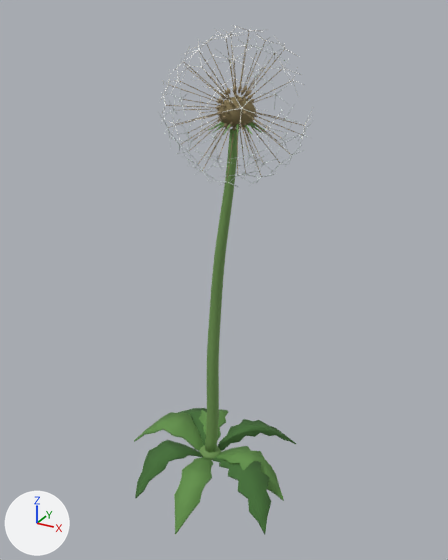
The glTF model assets/models/giant_dandelion/giant_dandelion_lod2.glb: old version first, new version second.
Camera for both pictures: a 50 mm lens placed at (10.7, -18.21, 17.43), pointed at (0.56, 0.23, 8.22). Every picture has the same lights, and +X, +Y and +Z are marked at lower left. The first picture is the older version.

Names of what the first picture shows: 'AttachedSeedsAndPappus_LOD2', 'RosetteLeaves_LOD2', 'Scape_LOD2', 'SeedHeadCore_LOD2'.
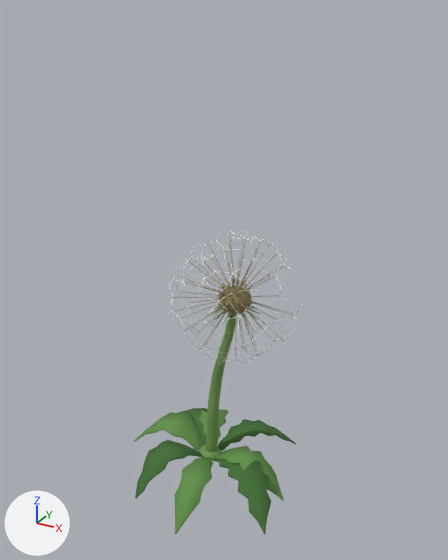
Where the change shows, as pixel boxes (x1, y1, x2, y2) in the pictures (448 x 560 px; the box of a moved part takes in the faces that stretch with it):
'AttachedSeedsAndPappus_LOD2', moved
    before: (158, 25, 314, 187)
    after: (166, 230, 304, 365)
'Scape_LOD2', reshaped (10% narrower, 56% shorter)
    before: (199, 128, 239, 460)
    after: (199, 313, 235, 460)
'SeedHeadCore_LOD2', moved
    before: (209, 97, 265, 135)
    after: (211, 286, 260, 326)
part 1 of me_scape_lod2mesh, moved or reshaped
    before: (205, 128, 239, 453)
    after: (205, 313, 235, 452)

Patch to the scene script:
```diff
--- a/assets/models/giant_dandelion/giant_dandelion_lod2.glb.py
+++ b/assets/models/giant_dandelion/giant_dandelion_lod2.glb.py
@@ me_scape_lod2mesh @@
 # used by ob_scape_lod2; location = (0.0, 0.0, 0.0)
-me_scape_lod2mesh.from_pydata(...)  # 302 vertices, 596 faces; spans x -0.46..1.21, y -0.44..0.44, z 0.06..13.79
+me_scape_lod2mesh.from_pydata(...)  # 302 vertices, 596 faces; spans x -0.46..1.21, y -0.44..0.44, z 0.06..7.07
+# me_scape_lod2mesh part 1: 248 of 302 vertices moved; they spanned x -0.21..1.21, y -0.25..0.3, z 0.28..13.79 and now span x -0.21..1.21, y -0.25..0.3, z 0.26..7.07; mean shift (0.0, 0.0, -3.4); largest move (1.19, -0.09, 13.77) -> (1.18, -0.09, 7.01)
 me_scape_lod2mesh.materials.append(mat_scapegreen)
@@ me_seedheadcore_lod2mesh @@
 # used by ob_seedheadcore_lod2; location = (0.0, 0.0, 0.0)
-me_seedheadcore_lod2mesh.from_pydata(...)  # 218 vertices, 312 faces; spans x 0.19..2.05, y -0.85..1.01, z 13.74..14.82
+me_seedheadcore_lod2mesh.from_pydata(...)  # 218 vertices, 312 faces; spans x 0.19..2.05, y -0.85..1.01, z 7.0..8.08
+# me_seedheadcore_lod2mesh part 2: the whole mesh is moved by (0.0, 0.0, -6.74)
 me_seedheadcore_lod2mesh.materials.append(mat_scapegreen)
@@ me_attachedseedsandpappus_lod2mesh @@
 # used by ob_attachedseedsandpappus_lod2; location = (0.0, 0.0, 0.0)
-me_attachedseedsandpappus_lod2mesh.from_pydata(...)  # 3717 vertices, 4032 faces; spans x -1.36..3.5, y -2.43..2.57, z 11.91..16.95
+me_attachedseedsandpappus_lod2mesh.from_pydata(...)  # 3717 vertices, 4032 faces; spans x -1.36..3.5, y -2.43..2.57, z 5.17..10.21
+# me_attachedseedsandpappus_lod2mesh part 3: the whole mesh is moved by (0.0, 0.0, -6.74)
 me_attachedseedsandpappus_lod2mesh.materials.append(mat_achene)
```
